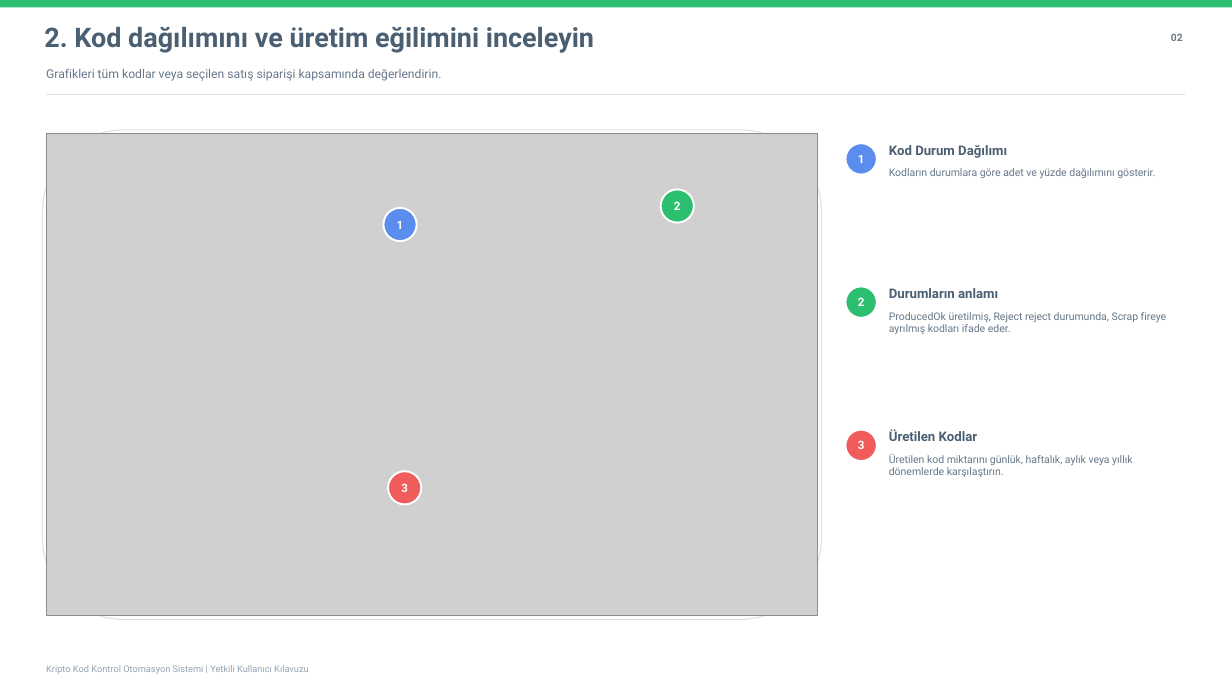
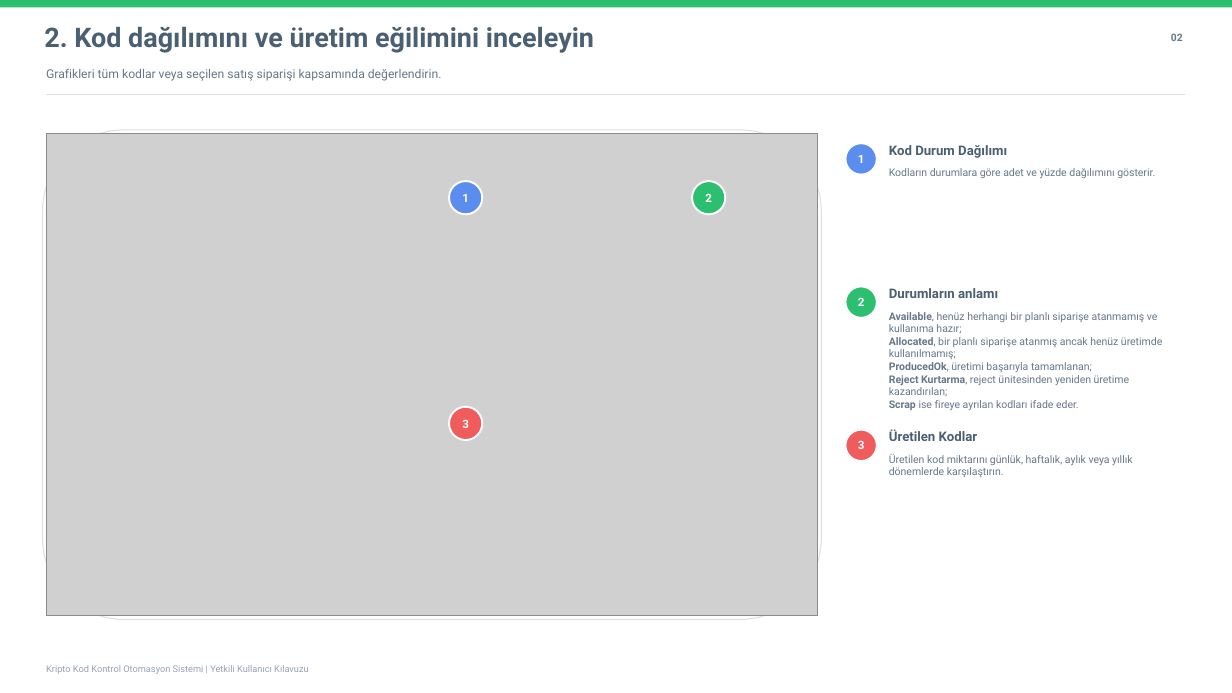
Before and after one commit to MesutKizilay/Public.CryptoCodeControlAutomation, a slide deck: slide 3 of docs/output/Kripto_Kod_Kontrol_Otomasyon_Sistemi_Yetkili_Kullanici_Kilavuzu.pptx. Drawn at 1232x693 pixels with LibreOffice and Linux fonts; fonts in the diff are those of the drawing; grey boxes stand for pictures. Boxes give left, top, right and bottom in pixels: in the first picture for what was removed or moved away, otherwise in the second. Text is boxed around its words. In the diff, an @@ line names an element or a change of style, - is before the commit and + after.

```diff
--- a/docs/output/Kripto_Kod_Kontrol_Otomasyon_Sistemi_Yetkili_Kullanici_Kilavuzu.pptx
+++ b/docs/output/Kripto_Kod_Kontrol_Otomasyon_Sistemi_Yetkili_Kullanici_Kilavuzu.pptx
@@ ellipse "1": place and size @@
-ellipse "1" at [384, 208, 417, 241]
+ellipse "1" at [449, 181, 482, 214]
@@ ellipse "2": place and size @@
-ellipse "2" at [661, 189, 694, 223]
+ellipse "2" at [692, 181, 726, 214]
@@ text at [889, 312, 1162, 410]: text changed @@
-ProducedOk üretilmiş, Reject reject durumunda, Scrap fireye ayrılmış kodları ifade eder.
+Available, henüz herhangi bir planlı siparişe atanmamış ve kullanıma hazır;
+Allocated, bir planlı siparişe atanmış ancak henüz üretimde kullanılmamış;
+ProducedOk, üretimi başarıyla tamamlanan;
+Reject Kurtarma, reject ünitesinden yeniden üretime kazandırılan;
+Scrap ise fireye ayrılan kodları ifade eder.
@@ ellipse "3": place and size @@
-ellipse "3" at [388, 471, 421, 505]
+ellipse "3" at [449, 407, 482, 440]
```
Also in this commit, not shown: 13 other slides changed, 7 other files.
